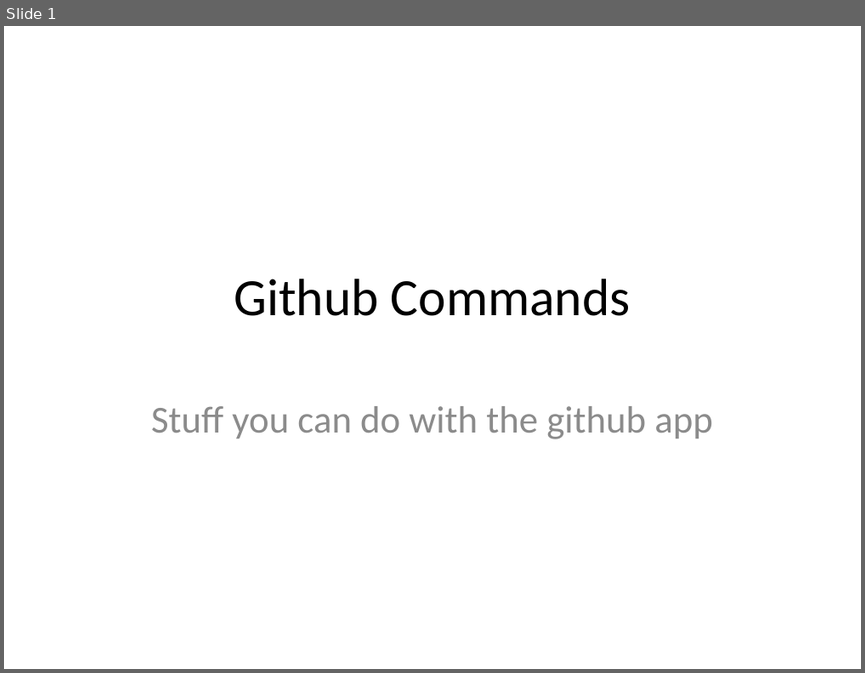
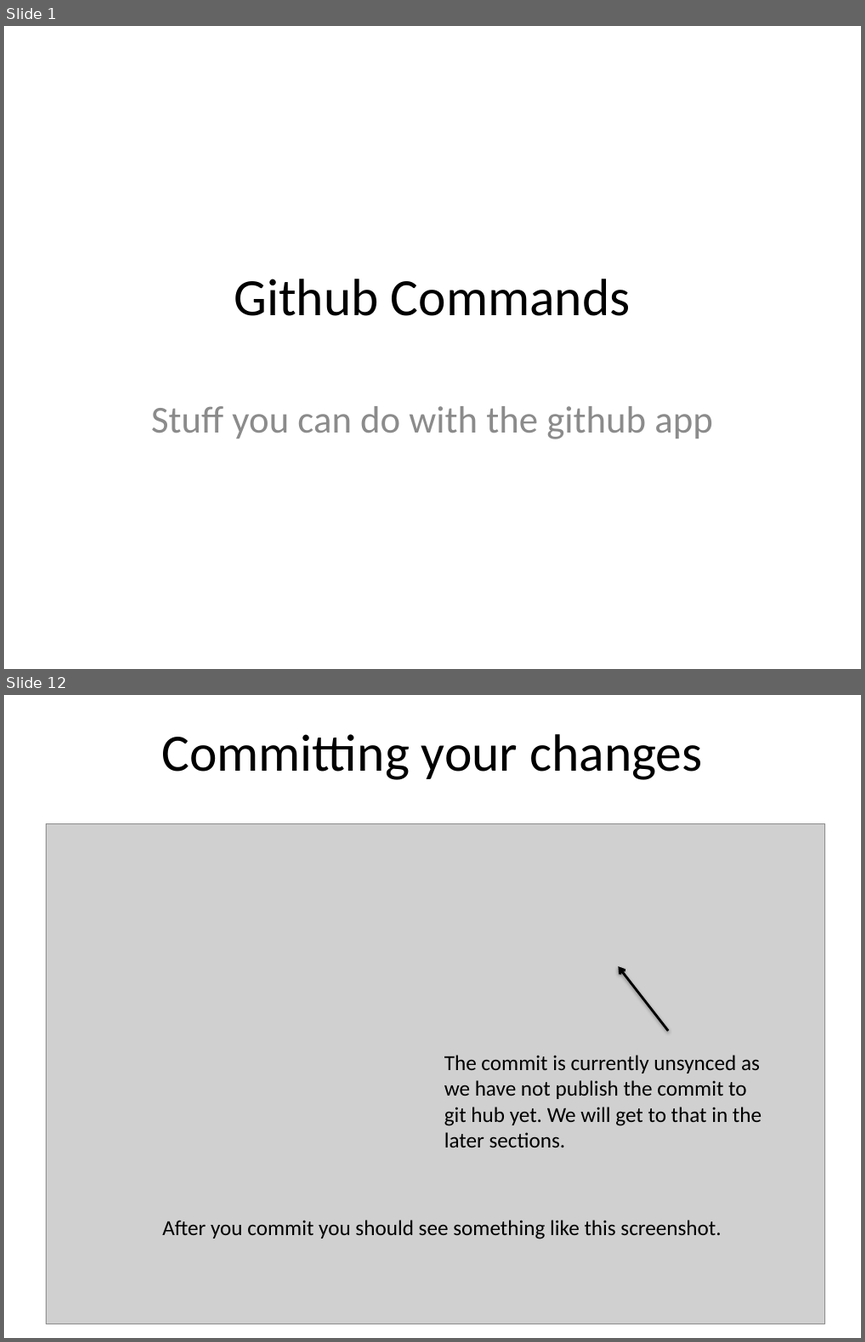
Before and after one commit to JaceTan/programming-notes, a slide deck: Github Commands.pptx. Shown one above the other, each under a label of ours: slide 1 before the commit, slides 1 and 12 after it; the slides between them are not shown. The pictures are 865x673 and 865x1342 pixels, drawn with LibreOffice and Linux fonts; fonts in the diff are those of the drawing; grey boxes stand for pictures. Boxes give left, top, right and bottom in pixels: in the first picture for what was removed or moved away, otherwise in the second. Text is boxed around its words. In the diff, an @@ line names an element or a change of style, - is before the commit and + after.

```diff
--- a/Github Commands.pptx
+++ b/Github Commands.pptx
@@ slide 12 added at (4, 695, 861, 1338), background #FFFFFF @@
@@ title added at (161, 734, 702, 780), 44 pt, text #000000 @@
+Committing your changes
@@ picture added at (46, 823, 825, 1323) @@
@@ arrow added from (668, 1031) to (619, 967), #000000 2 pt @@
@@ text added at (444, 1055, 761, 1147), 18 pt, text #000000 @@
+The commit is currently unsynced as we have not publish the commit to git hub yet. We will get to that in the later sections.
@@ text added at (162, 1219, 721, 1239), 18 pt, text #000000 @@
+After you commit you should see something like this screenshot.
```
Also in this commit, not shown: 31 other slides added, 4 slides removed.
